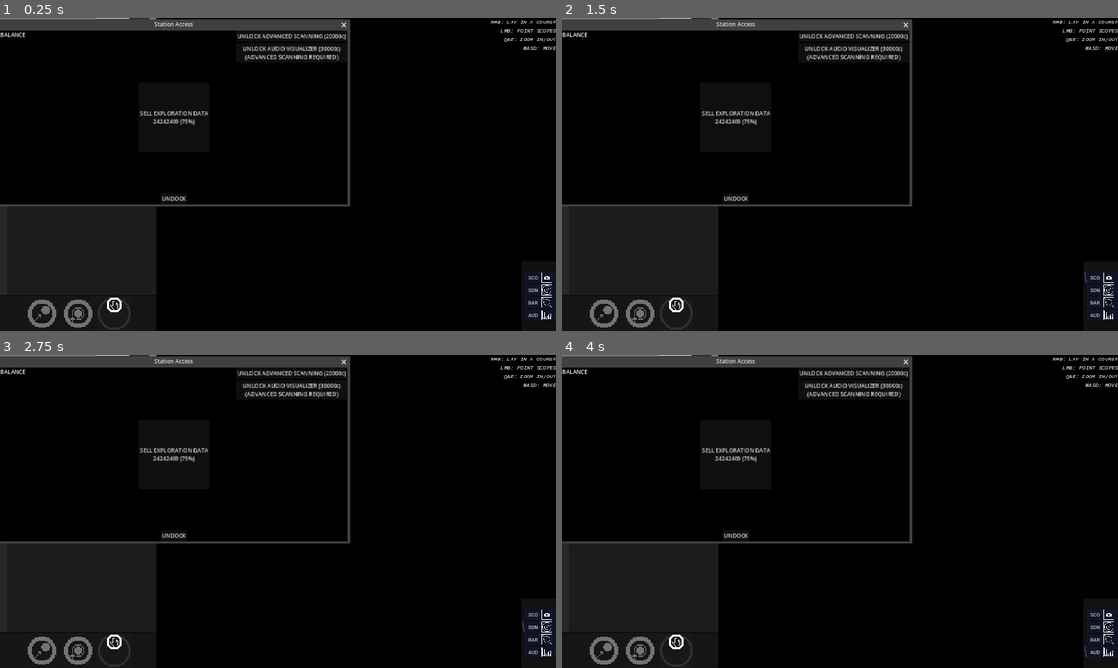
Above: before the commit, frames 1-4 (two rows, left to right).
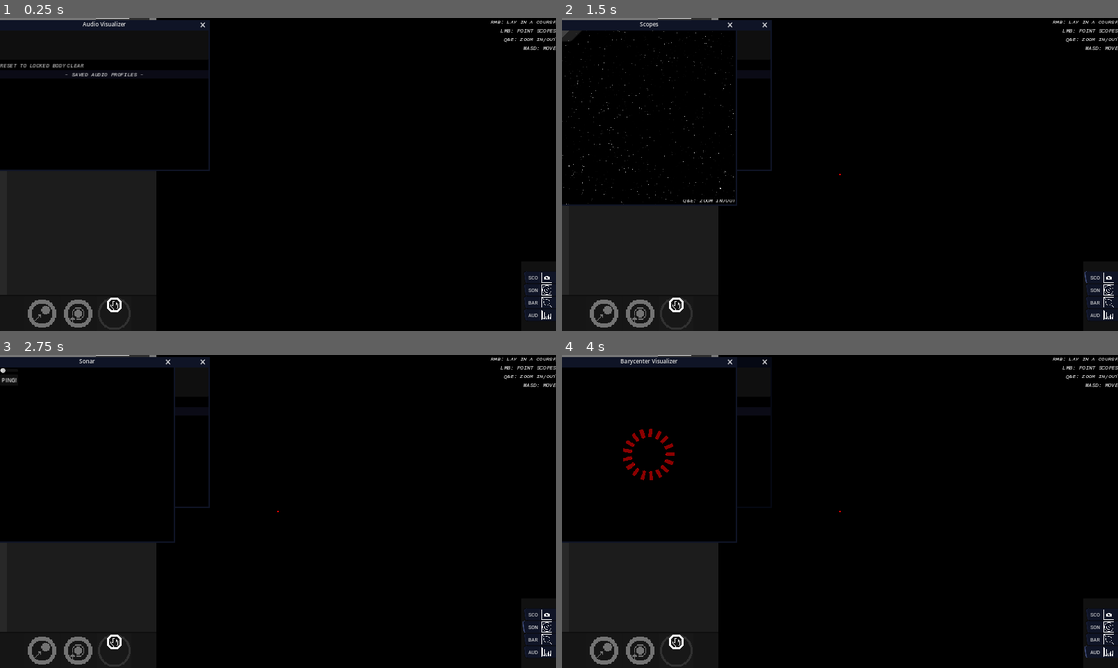
Above: after the commit, the same moments.

Repository: KermitGodFrog/Stellar-Cartography
Game: Godot game, scene res://Scenes/Game Master/gameMaster.tscn
Same seed, same stepped clock (60 frames per second), same inputs: the game is played once before the commit and once after it. Sound files missing from this copy of the repository are replaced by a short silence.
Inputs (mouse positions are in pixels of both pictures, inside the frame that each line leads up to):
- Up to frame 1 (0.25 s): no input
- Up to frame 2 (1.5 s): click (678, 312) at 0.5 s; click "SCO" at 1.25 s
- Up to frame 3 (2.75 s): click "SON" at 2 s
- Up to frame 4 (4 s): click "BAR" at 2.75 s; click "AUD" at 3.5 s

The runs differ from the first frame. In frame 1, 7.5% of the frame differs, in the area x 0-63%, y 0-61%; in frame 2, 4.4%; in frame 3, 4.2%; in frame 4, 4.3%.

Commit message:
Failed attempt to make audio visualizer display saved bodies.

Diff:
--- a/Data/playerAPI.gd
+++ b/Data/playerAPI.gd
@@ -31,7 +31,6 @@
 
 
 func updatePosition(delta):
-	print_debug(saved_audio_profile_helpers)
 	match slowdown:
 		true:
 			if not position.distance_to(target_position) < speed:
--- a/Scenes/Audio Visualizer/audio_visualizer.gd
+++ b/Scenes/Audio Visualizer/audio_visualizer.gd
@@ -6,9 +6,12 @@
 @onready var storm = $storm
 @onready var custom = $custom
 @onready var visualizer_bg = $ui_container/visualizer_bg
+@onready var saved_audio_profiles_list = $ui_container/saved_audio_profiles_list
 
-var current_audio_matrix: Array = [] #CONTINUOUSLY UPDATED!!!
-var locked_body_audio_matrix: Array = [] #used for button to reset back to locked body audio
+var current_audio_profile: Array = [] #CONTINUOUSLY UPDATED!!!
+var locked_body_audio_profile: Array = [] #used for button to reset back to locked body audio
+
+var saved_audio_profile_helpers: Array[audioProfileHelper] = []
 
 var LOW_VAR = bodyAPI.VARIATIONS.LOW
 var MED_VAR = bodyAPI.VARIATIONS.MEDIUM
@@ -23,12 +26,17 @@
 var spectrum
 
 func _ready():
+	saved_audio_profiles_list.connect("playSavedAudioProfile", _on_play_audio_profile)
 	spectrum = AudioServer.get_bus_effect_instance(AudioServer.get_bus_index("Planetary SFX"), 0)
 	pass
 
+func _on_popup():
+	saved_audio_profiles_list.initialize(saved_audio_profile_helpers)
+	pass
+
 func _physics_process(delta):
-	if custom.get_stream(): current_audio_matrix = [chimes.volume_db, pops.volume_db, pulses.volume_db, storm.volume_db, custom.get_stream(), custom.volume_db]
-	else: current_audio_matrix = [chimes.volume_db, pops.volume_db, pulses.volume_db, storm.volume_db]
+	if custom.get_stream(): current_audio_profile = [chimes.volume_db, pops.volume_db, pulses.volume_db, storm.volume_db, custom.get_stream(), custom.volume_db]
+	else: current_audio_profile = [chimes.volume_db, pops.volume_db, pulses.volume_db, storm.volume_db]
 
 	if owner.is_visible(): AudioServer.set_bus_mute(AudioServer.get_bus_index("Planetary SFX"), false)
 	else: AudioServer.set_bus_mute(AudioServer.get_bus_index("Planetary SFX"), true)
@@ -37,6 +45,14 @@
 	WIDTH = owner.size.x
 	HEIGHT = owner.size.y / 4
 	queue_redraw()
+	pass
+
+func _on_play_audio_profile(helper: audioProfileHelper):
+	var audio_profile = helper.audio_profile
+	if audio_profile.size() == 4:
+		initialize(audio_profile[0], audio_profile[1], audio_profile[2], audio_profile[3])
+	elif audio_profile.size() > 4:
+		initialize(audio_profile[0], audio_profile[1], audio_profile[2], audio_profile[3], audio_profile[4], audio_profile[5])
 	pass
 
 func _draw():
@@ -50,7 +66,6 @@
 		draw_rect(Rect2(w * i-w, HEIGHT - height, w, height), Color.WHITE)
 		prev_hz = hz
 	pass
-
 
 func initialize(chimes_db: float, pops_db: float, pulses_db: float, storm_db: float, custom_audio_stream = null, custom_db = null):
 	var pairs = [[chimes, chimes_db], [pops, pops_db], [storm, storm_db]]
@@ -73,20 +88,18 @@
 	if body.is_planet() and body.get_current_variation():
 		var audio_variations = starSystemAPI.new().planet_type_audio_data.get(body.metadata.get("planet_type"))
 		#starSystemAPI.new() ??????
-		var audio_matrix = audio_variations.get(body.get_current_variation())
-
-		if audio_matrix.size() == 4:
-			initialize(audio_matrix[0], audio_matrix[1], audio_matrix[2], audio_matrix[3])
-		elif audio_matrix.size() > 4:
-			initialize(audio_matrix[0], audio_matrix[1], audio_matrix[2], audio_matrix[3], audio_matrix[4], audio_matrix[5])
-
-		locked_body_audio_matrix = audio_matrix
+		var audio_profile = audio_variations.get(body.get_current_variation())
+		var helper = audioProfileHelper.new()
+		helper.body = body
+		helper.audio_profile = audio_profile
+		_on_play_audio_profile(helper)
+		locked_body_audio_profile = audio_profile
 	pass
 
 func _on_locked_body_depreciated():
-	if locked_body_audio_matrix == current_audio_matrix:
+	if locked_body_audio_profile == current_audio_profile:
 		deactivate()
-	locked_body_audio_matrix.clear()
+	locked_body_audio_profile.clear()
 	pass
 
 
--- a/Scenes/Audio Visualizer/audio_visualizer.tscn
+++ b/Scenes/Audio Visualizer/audio_visualizer.tscn
@@ -6,6 +6,7 @@
 [ext_resource type="AudioStream" uid="uid://b0mftg24fipnp" path="res://Sound/chimes.wav" id="2_wgufx"]
 [ext_resource type="AudioStream" uid="uid://cuqfn1a6g6g0e" path="res://Sound/pops.wav" id="3_7knfx"]
 [ext_resource type="AudioStream" uid="uid://c5bcwxp1is83n" path="res://Sound/pulses.wav" id="4_00en7"]
+[ext_resource type="Script" path="res://Scenes/Audio Visualizer/saved_audio_profiles_list.gd" id="4_c818x"]
 [ext_resource type="AudioStream" uid="uid://dd3hsfa1u5ktm" path="res://Sound/storm.wav" id="5_fsbvl"]
 
 [sub_resource type="StyleBoxEmpty" id="StyleBoxEmpty_befsn"]
@@ -35,7 +36,6 @@
 title = "Audio Visualizer"
 position = Vector2i(0, 36)
 size = Vector2i(600, 400)
-visible = false
 unresizable = true
 theme = ExtResource("1_hiiey")
 
@@ -87,12 +87,17 @@
 theme_override_styles/focus = SubResource("StyleBoxEmpty_2lnqy")
 text = "CLEAR"
 
-[node name="saved_sounds_label" type="Label" parent="audio_control/ui_container"]
+[node name="saved_audio_profiles_label" type="Label" parent="audio_control/ui_container"]
 layout_mode = 2
 theme_override_styles/normal = SubResource("StyleBoxFlat_g5asp")
 text = "- SAVED AUDIO PROFILES -"
 horizontal_alignment = 1
 vertical_alignment = 1
+
+[node name="saved_audio_profiles_list" type="ItemList" parent="audio_control/ui_container"]
+layout_mode = 2
+max_columns = 4
+script = ExtResource("4_c818x")
 
 [node name="chimes" type="AudioStreamPlayer" parent="audio_control"]
 stream = ExtResource("2_wgufx")
@@ -114,3 +119,4 @@
 bus = &"Planetary SFX"
 
 [connection signal="close_requested" from="." to="audio_control" method="_on_audio_visualizer_window_close_requested"]
+[connection signal="item_clicked" from="audio_control/ui_container/saved_audio_profiles_list" to="audio_control/ui_container/saved_audio_profiles_list" method="_on_item_clicked"]
--- /dev/null
+++ b/Scenes/Audio Visualizer/saved_audio_profiles_list.gd
@@ -0,0 +1,7 @@
+extends "res://Scenes/Station UI/observed_bodies_list.gd"
+
+@onready var play_icon = load("res://Graphics/play_icon.png")
+
+func _ready():
+	set_icon(play_icon)
+	pass
--- a/Scenes/Game/game.gd
+++ b/Scenes/Game/game.gd
@@ -148,12 +148,17 @@
 			var audio_profile_helpers = []
 			for s in world.star_systems:
 				for b in s.bodies:
-					if (b.get_current_variation() and b.get_guessed_variation()) and b.is_planet():
+					print(b.get_current_variation())
+					print(b.get_guessed_variation())
+					if (b.get_current_variation() != null and b.get_guessed_variation() != null) and b.is_planet():
+						print("YEAH!!!!")
 						var helper = audioProfileHelper.new()
 						var audio_profile = s.planet_type_audio_data.get(b.metadata.get("planet_type")).get(b.get_guessed_variation())
+						print(audio_profile)
 						helper.audio_profile = audio_profile
 						helper.body = b
 						audio_profile_helpers.append(helper)
+						print(helper)
 			station_ui.audio_profile_helpers.append_array(audio_profile_helpers)
 
 			_on_station_popup()
@@ -269,7 +274,7 @@
 		system_map.current_action_type = system_map.ACTION_TYPES.ORBIT
 
 	if station_ui.saved_audio_profile_helpers:
-		world.player.saved_audio_profile_helpers.append(station_ui.saved_audio_profile_helpers)
+		world.player.saved_audio_profile_helpers.append_array(station_ui.saved_audio_profile_helpers)
 		station_ui.saved_audio_profile_helpers.clear()
 	pass
 
@@ -316,6 +321,8 @@
 	pass
 
 func _on_audio_visualizer_popup():
+	audio_visualizer.saved_audio_profile_helpers = world.player.saved_audio_profile_helpers
+	audio_visualizer._on_popup()
 	$audio_visualizer_window.popup()
 	pass
 
--- a/Scenes/Station UI/observed_bodies_list.gd
+++ b/Scenes/Station UI/observed_bodies_list.gd
@@ -1,10 +1,14 @@
 extends ItemList
 
-signal saveAudioProfile(audio_profile: audioProfileHelper)
+signal saveAudioProfile(helper: audioProfileHelper)
 
 @onready var confirmed = load("res://Graphics/Misc/confirm.png")
 @onready var denied = load("res://Graphics/Misc/denied.png")
-@onready var download = load("res://Graphics/download_icon.png")
+@onready var icon = load("res://Graphics/download_icon.png")
+
+func set_icon(resource):
+	icon = resource
+	pass
 
 func initialize(helpers: Array[audioProfileHelper]):
 	clear()
@@ -12,15 +16,15 @@
 	for helper in helpers:
 		add_item(helper.body.display_name, null, false)
 		if helper.get_variation_class():
-			add_item(str(variation_to_string(helper.body.get_guessed_variation()), " ", helper.get_variation_class()), null, false)
+			add_item(str(variation_to_string(helper.body.get_guessed_variation()), " ", helper.get_variation_class().to_upper().replace("_", " ")), null, false)
 		else:
 			add_item(variation_to_string(helper.body.get_guessed_variation()), null, false)
 
 		if helper.is_guessed_variation_correct(): add_item("", confirmed, false)
 		if not helper.is_guessed_variation_correct(): add_item("", denied, false)
 
-		var download_item = add_item("", download, true)
-		set_item_metadata(download_item, helper)
+		var item = add_item("", icon, true)
+		set_item_metadata(item, helper)
 	pass
 
 func variation_to_string(variation: bodyAPI.VARIATIONS):
@@ -36,9 +40,9 @@
 
 func _on_item_clicked(index, at_position, mouse_button_index):
 	if mouse_button_index == MOUSE_BUTTON_LEFT:
-		set_item_disabled(index, true)
-		set_item_custom_bg_color(index, Color.GREEN)
 		var metadata = get_item_metadata(index)
 		if metadata:
+			set_item_disabled(index, true)
+			set_item_custom_bg_color(index, Color.GREEN)
 			emit_signal("saveAudioProfile", metadata)
 	pass
--- a/Scenes/Station UI/station_ui.gd
+++ b/Scenes/Station UI/station_ui.gd
@@ -16,7 +16,7 @@
 @onready var sell_data_button = $sell_data_button
 @onready var balance_label = $balance_label
 @onready var save_audio_profiles_control = $save_audio_profiles_control
-@onready var observed_bodies_list = $save_audio_profiles_control/margin/panel/panel_margin/vertical/observed_bodies_list
+@onready var observed_bodies_list = $save_audio_profiles_control/margin/panel/panel_margin/save_audio_profiles_scroll/observed_bodies_list
 
 var has_sold_previously: bool = false
 
@@ -46,8 +46,8 @@
 	get_tree().paused = false
 	pass
 
-func _on_audio_profile_saved(audio_profile: audioProfileHelper):
-	saved_audio_profile_helpers.append(audio_profile)
+func _on_audio_profile_saved(helper: audioProfileHelper):
+	saved_audio_profile_helpers.append(helper)
 	pass
 
 func _on_finished_button_pressed():
--- a/Scenes/Station UI/station_ui.tscn
+++ b/Scenes/Station UI/station_ui.tscn
@@ -1,7 +1,8 @@
-[gd_scene load_steps=4 format=3 uid="uid://dtbagvxj5to3"]
+[gd_scene load_steps=5 format=3 uid="uid://dtbagvxj5to3"]
 
 [ext_resource type="Script" path="res://Scenes/Station UI/station_ui.gd" id="1_8gqs2"]
 [ext_resource type="Theme" uid="uid://cyxa5wd6un7de" path="res://Scenes/Station UI/station_ui_MAIN_theme.tres" id="1_20lhg"]
+[ext_resource type="Script" path="res://Scenes/Station UI/ui_save_audio_profiles_scroll.gd" id="3_b7unw"]
 [ext_resource type="Script" path="res://Scenes/Station UI/observed_bodies_list.gd" id="4_ng3on"]
 
 [node name="station_window" type="Window"]
@@ -9,6 +10,7 @@
 title = "Station Access"
 position = Vector2i(0, 36)
 size = Vector2i(1000, 500)
+visible = false
 always_on_top = true
 
 [node name="station_control" type="Control" parent="."]
@@ -113,18 +115,37 @@
 theme_override_constants/margin_right = 10
 theme_override_constants/margin_bottom = 10
 
-[node name="vertical" type="VBoxContainer" parent="station_control/save_audio_profiles_control/margin/panel/panel_margin"]
+[node name="save_audio_profiles_scroll" type="VBoxContainer" parent="station_control/save_audio_profiles_control/margin/panel/panel_margin" groups=["FOLLOW_UPGRADE_STATE"]]
 custom_minimum_size = Vector2(880, 400)
 layout_mode = 2
+script = ExtResource("3_b7unw")
 
-[node name="info_label" type="Label" parent="station_control/save_audio_profiles_control/margin/panel/panel_margin/vertical"]
+[node name="info_label" type="Label" parent="station_control/save_audio_profiles_control/margin/panel/panel_margin/save_audio_profiles_scroll"]
 custom_minimum_size = Vector2(880, 0)
 layout_mode = 2
 text = "The wider astronomical community on (STATION NAME) has analyzed the legitimacy of additional observations you have inferred on unknown bodies during your travels."
 horizontal_alignment = 1
 autowrap_mode = 2
 
-[node name="observed_bodies_list" type="ItemList" parent="station_control/save_audio_profiles_control/margin/panel/panel_margin/vertical"]
+[node name="WARNING" type="ColorRect" parent="station_control/save_audio_profiles_control/margin/panel/panel_margin/save_audio_profiles_scroll"]
+layout_mode = 2
+size_flags_vertical = 3
+color = Color(0.184314, 0.14902, 0.156863, 1)
+
+[node name="warning_label" type="Label" parent="station_control/save_audio_profiles_control/margin/panel/panel_margin/save_audio_profiles_scroll/WARNING"]
+layout_mode = 1
+anchors_preset = 15
+anchor_right = 1.0
+anchor_bottom = 1.0
+grow_horizontal = 2
+grow_vertical = 2
+size_flags_horizontal = 4
+text = "UNAVAILABLE : Install proprietary 'audio visualizer' software at your nearest Evil & Co or subsidiary vendor."
+horizontal_alignment = 1
+vertical_alignment = 1
+
+[node name="observed_bodies_list" type="ItemList" parent="station_control/save_audio_profiles_control/margin/panel/panel_margin/save_audio_profiles_scroll"]
+visible = false
 custom_minimum_size = Vector2(880, 0)
 layout_mode = 2
 size_flags_vertical = 3
@@ -132,7 +153,7 @@
 icon_mode = 0
 script = ExtResource("4_ng3on")
 
-[node name="finished_button" type="Button" parent="station_control/save_audio_profiles_control/margin/panel/panel_margin/vertical"]
+[node name="finished_button" type="Button" parent="station_control/save_audio_profiles_control/margin/panel/panel_margin/save_audio_profiles_scroll"]
 custom_minimum_size = Vector2(880, 0)
 layout_mode = 2
 text = "FINISHED"
@@ -141,5 +162,5 @@
 [connection signal="pressed" from="station_control/undock_button" to="station_control" method="_on_undock_button_pressed"]
 [connection signal="pressed" from="station_control/upgrade_container/unlock_advanced_scanning_button" to="station_control" method="_on_unlock_advanced_scanning_button_pressed"]
 [connection signal="pressed" from="station_control/upgrade_container/unlock_audio_visualizer" to="station_control" method="_on_unlock_audio_visualizer_pressed"]
-[connection signal="item_clicked" from="station_control/save_audio_profiles_control/margin/panel/panel_margin/vertical/observed_bodies_list" to="station_control/save_audio_profiles_control/margin/panel/panel_margin/vertical/observed_bodies_list" method="_on_item_clicked"]
-[connection signal="pressed" from="station_control/save_audio_profiles_control/margin/panel/panel_margin/vertical/finished_button" to="station_control" method="_on_finished_button_pressed"]
+[connection signal="item_clicked" from="station_control/save_audio_profiles_control/margin/panel/panel_margin/save_audio_profiles_scroll/observed_bodies_list" to="station_control/save_audio_profiles_control/margin/panel/panel_margin/save_audio_profiles_scroll/observed_bodies_list" method="_on_item_clicked"]
+[connection signal="pressed" from="station_control/save_audio_profiles_control/margin/panel/panel_margin/save_audio_profiles_scroll/finished_button" to="station_control" method="_on_finished_button_pressed"]
--- /dev/null
+++ b/Scenes/Station UI/ui_save_audio_profiles_scroll.gd
@@ -0,0 +1,19 @@
+extends VBoxContainer
+
+var display_warning: bool = true
+@onready var warning = $WARNING
+@onready var observed_bodies_list = $observed_bodies_list
+
+func _on_upgrade_state_change(upgrade_idx: playerAPI.UPGRADE_ID, state: bool):
+	if upgrade_idx == playerAPI.UPGRADE_ID.ADVANCED_SCANNING:
+		display_warning = !state
+		match display_warning:
+			true:
+				warning.show()
+				observed_bodies_list.hide()
+			false:
+				warning.hide()
+				observed_bodies_list.show()
+
+	print_debug("DISPLAY WARNING: ", !display_warning)
+	pass
--- a/Scenes/System Map/system_map.gd
+++ b/Scenes/System Map/system_map.gd
@@ -155,16 +155,17 @@
 		body_attributes_list.add_item(str(entry, " : ", follow_body.metadata.get(entry)), null, false) # must be restricted, maybe compile an exclude list somewhere
 
 	#PICKER UTILITY \/\/\/\/\/
-	if follow_body: if follow_body.is_planet() and follow_body.get_current_variation():
+	if follow_body: if follow_body.is_planet() and follow_body.get_current_variation() != null:
 		var data_for_planet_type = system.planet_type_data.get(follow_body.metadata.get("planet_type"))
 		var variation_class = data_for_planet_type.get("variation_class")
-		if variation_class:
+		print_debug(variation_class)
+		if variation_class != null:
+			picker_label.show()
+			picker_button.show()
 			picker_label.set_text(str(variation_class.to_upper(), ":").replace("_", " "))
 			if follow_body.get_guessed_variation() != null:
 				picker_button.select(follow_body.get_guessed_variation())
 			else: picker_button.select(-1)
-			picker_label.show()
-			picker_button.show()
 		else:
 			picker_label.hide()
 			picker_button.hide()
--- a/Scenes/System Map/ui_tabs.gd
+++ b/Scenes/System Map/ui_tabs.gd
@@ -16,5 +16,5 @@
 func _on_upgrade_state_change(upgrade_idx: playerAPI.UPGRADE_ID, state: bool):
 	if upgrade_idx == playerAPI.UPGRADE_ID.ADVANCED_SCANNING:
 		display_warning = !state
-		print("DISPLAY WARNING: ", !display_warning)
+		print_debug("DISPLAY WARNING: ", !display_warning)
 	pass
Not shown: 1 places in Scenes/Audio Visualizer/audio_visualizer.tscn that only renumber resources
